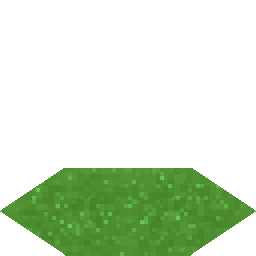
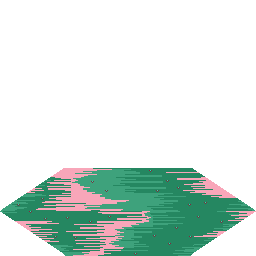
Two versions of the same layered image (256 x 256). Layer-by-layer changes:
renamed "sol_super" to "detail", opacity 37% → 100%, painted on it over [0,168,256,256]
painted on "sol_super_2" (2nd of 2, in "sol_super_2") over [0,168,256,256]
